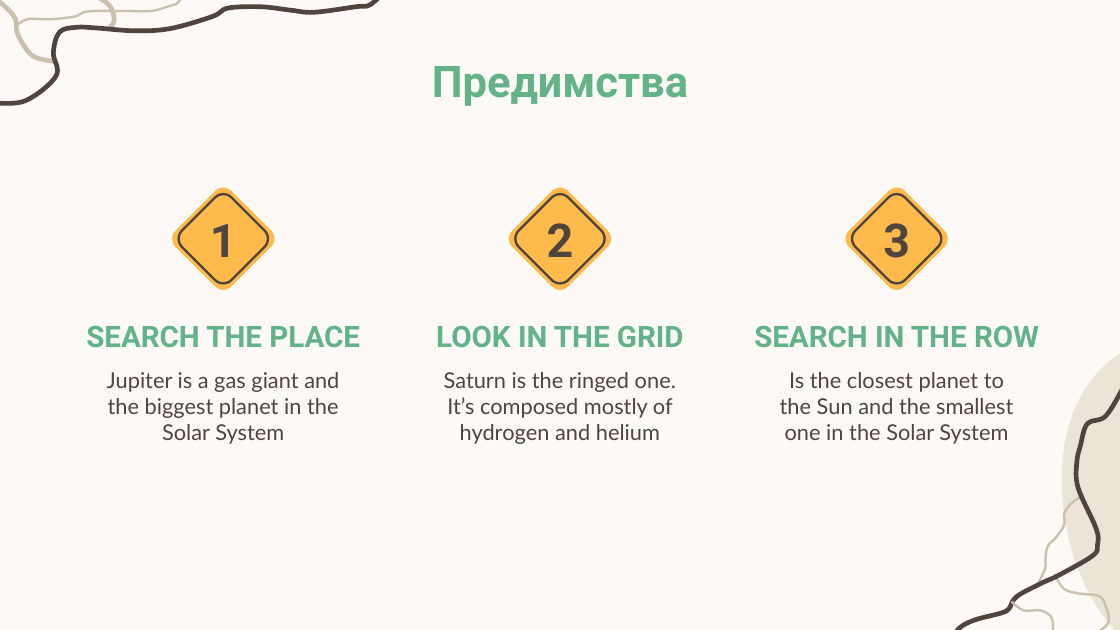
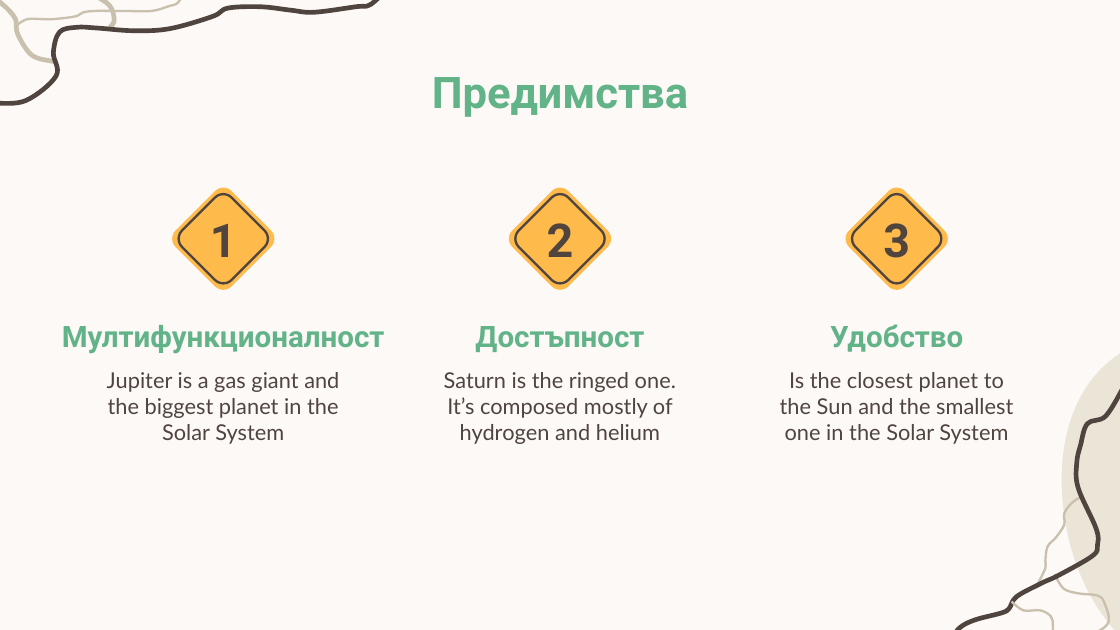
Before and after one commit to StefiKocheva/TaxiBook, a slide deck: slide 3 of Documents/TaxiBook.pptx. Drawn at 1120x630 pixels with LibreOffice and Linux fonts; fonts in the diff are those of the drawing. Boxes give left, top, right and bottom in pixels: in the first picture for what was removed or moved away, otherwise in the second. Text is boxed around its words. In the diff, an @@ line names an element or a change of style, - is before the commit and + after.

```diff
--- a/Documents/TaxiBook.pptx
+++ b/Documents/TaxiBook.pptx
@@ title "Предимства": place and size @@
-title "Предимства" at <box>432,66,688,106</box>
+title "Предимства" at <box>432,77,688,117</box>
@@ title at <box>62,325,385,354</box>: text changed @@
-SEARCH THE PLACE
+Мултифункционалност
@@ title at <box>475,326,644,352</box>: text changed @@
-LOOK IN THE GRID
+Достъпност
@@ title at <box>830,324,963,352</box>: text changed @@
-SEARCH IN THE ROW
+Удобство
```
Also in this commit, not shown: 6 other slides changed, 3 slides added, 1 slide removed, 52 other files.
